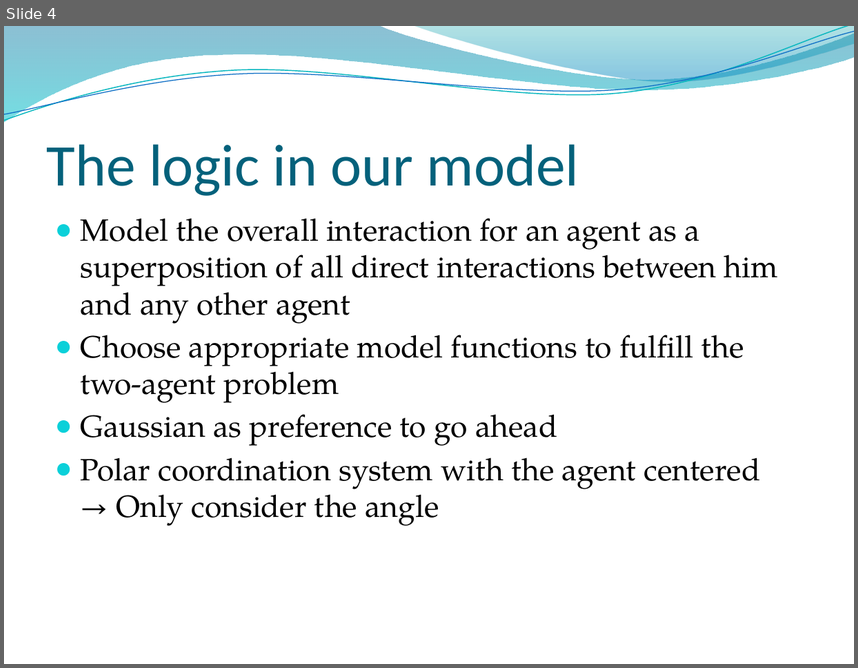
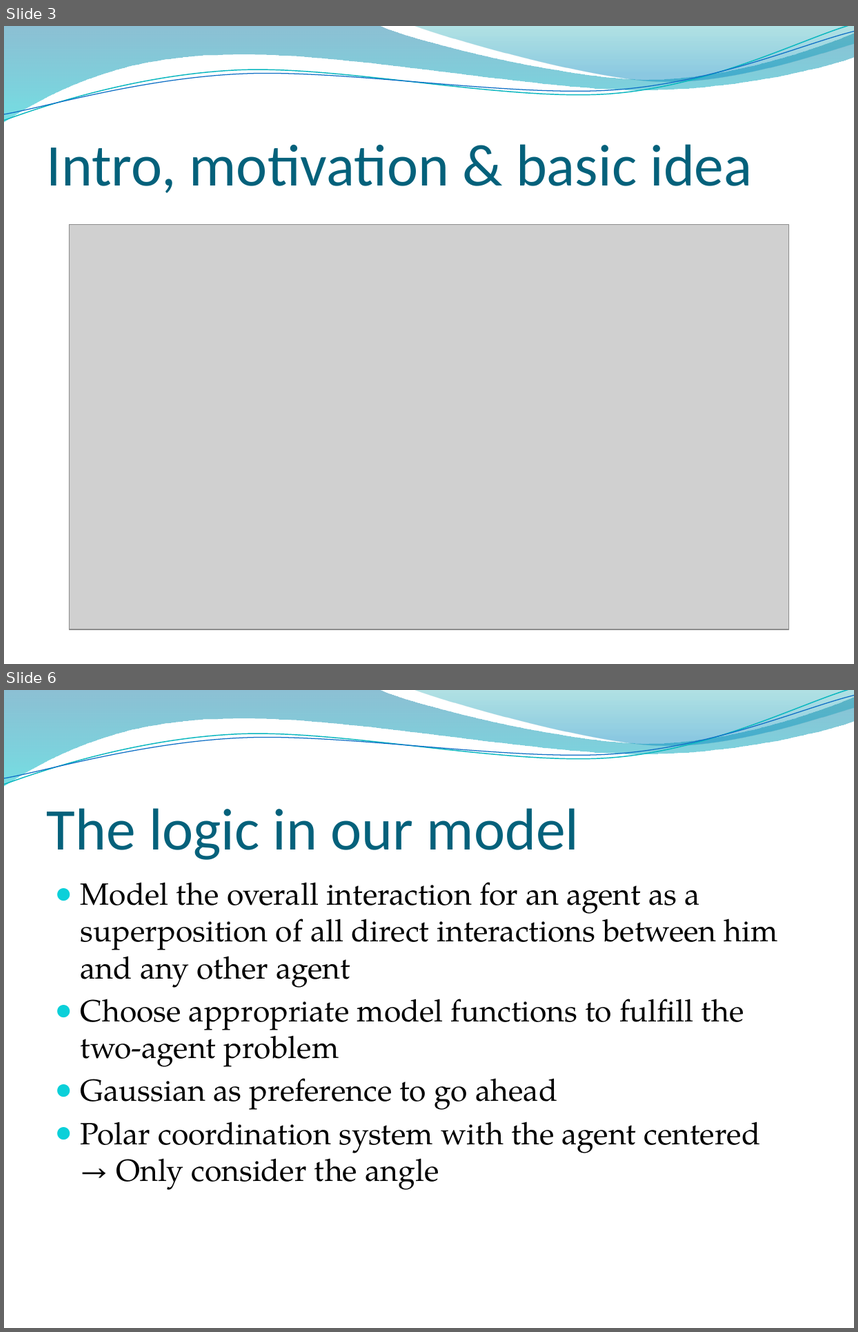
Before and after one commit to ratheile/MSSSM, a slide deck: presentation/Presentation.pptx. Shown one above the other, each under a label of ours: slide 4 before the commit, slides 3 and 6 after it; the slides between them are not shown. The pictures are 858x668 and 858x1332 pixels, drawn with LibreOffice and Linux fonts; fonts in the diff are those of the drawing; grey boxes stand for pictures; background and template pictures are left out. Boxes give left, top, right and bottom in pixels: in the first picture for what was removed or moved away, otherwise in the second. Text is boxed around its words. In the diff, an @@ line names an element or a change of style, - is before the commit and + after.

```diff
--- a/presentation/Presentation.pptx
+++ b/presentation/Presentation.pptx
@@ slide 3 added at <box>4,26,854,664</box>, background picture (left out); not listed: 4 template elements that a slide beside it also shows @@
@@ title added at <box>47,144,752,193</box>, 50 pt, text #04617B @@
+Intro, motivation & basic idea
@@ picture added at <box>70,224,789,628</box> @@
@@ what was slide 4 is now slide 6 @@
```
Also in this commit, not shown: 1 slide changed, 10 other slides added, 4 slides removed.
